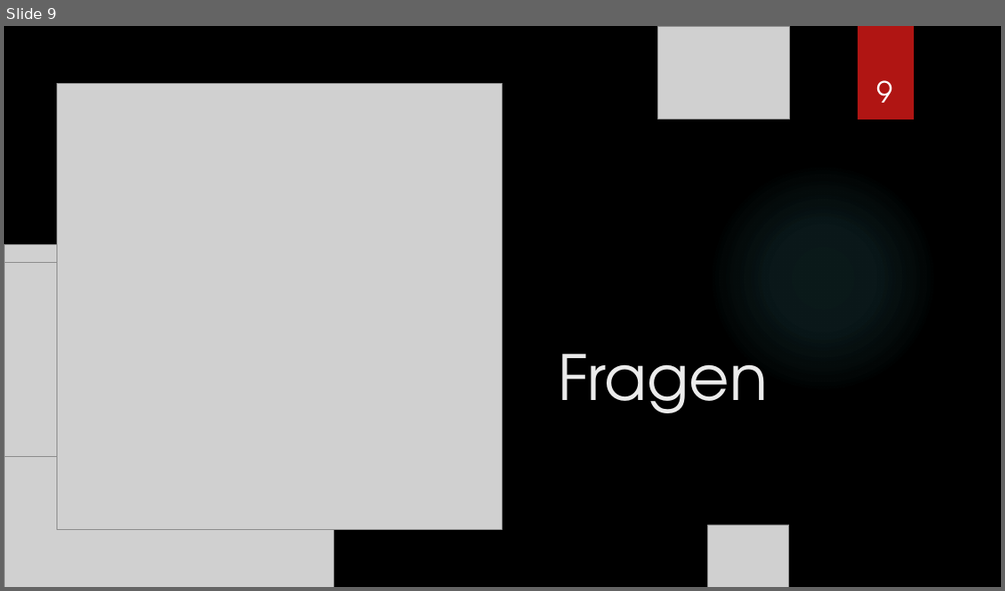
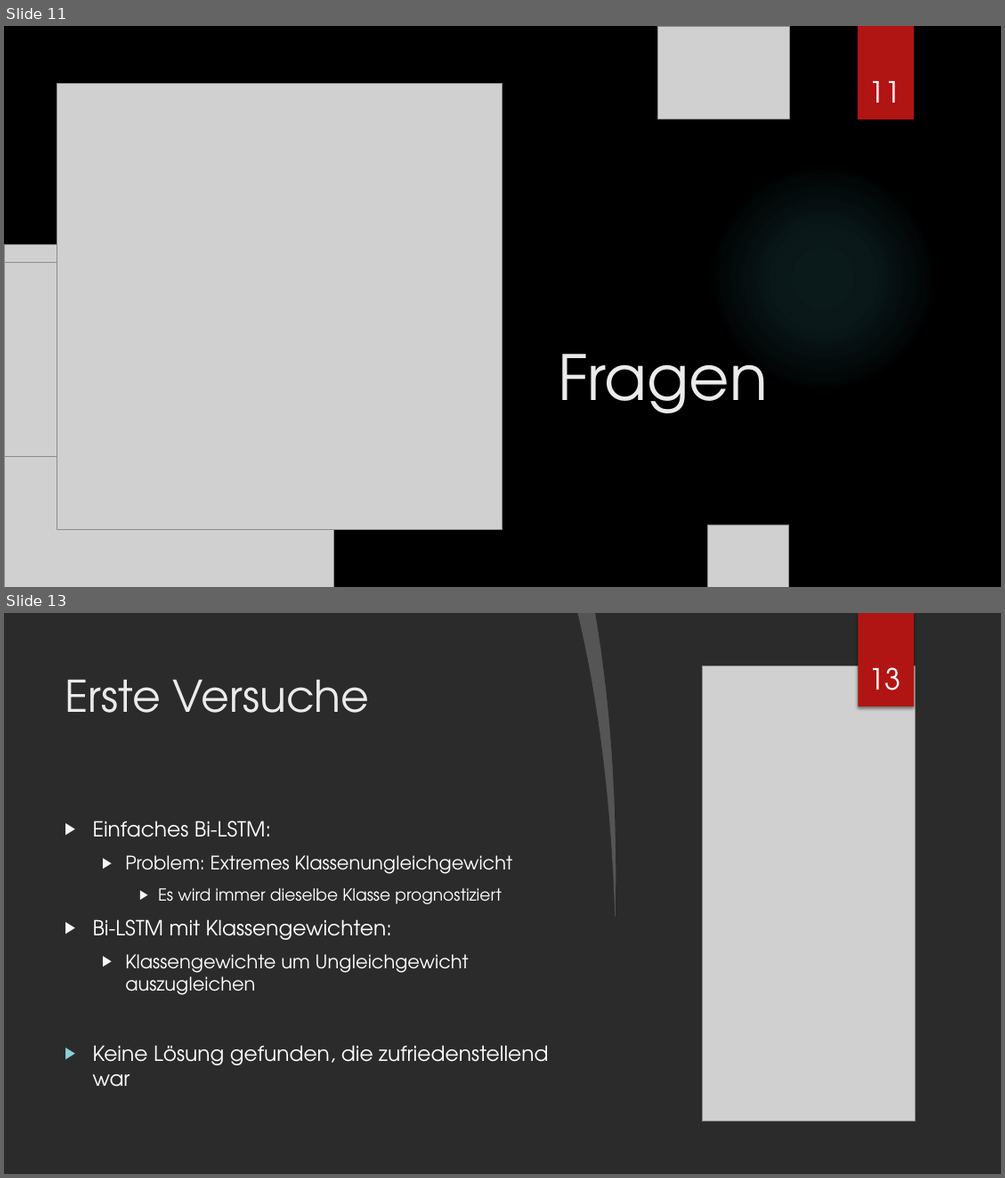
Before and after one commit to thilobru/BigData, a slide deck: Präsentation/präsentation.pptx. Shown one above the other, each under a label of ours: slide 9 before the commit, slides 11 and 13 after it; the slides between them are not shown. The pictures are 1005x591 and 1005x1178 pixels, drawn with LibreOffice and Linux fonts; fonts in the diff are those of the drawing; grey boxes stand for pictures; background and template pictures are left out; a plain dark background stands for a picture behind light text. Boxes give left, top, right and bottom in pixels: in the first picture for what was removed or moved away, otherwise in the second. Text is boxed around its words. In the diff, an @@ line names an element or a change of style, - is before the commit and + after.

```diff
--- a/Präsentation/präsentation.pptx
+++ b/Präsentation/präsentation.pptx
@@ slide 13 added at bbox=[4, 613, 1001, 1174], background picture (left out) @@
@@ freeform shape added at bbox=[577, 613, 623, 916], fill #FFFFFF at 20% opacity @@
@@ freeform shape added at bbox=[595, 613, 1001, 1174], fill #FFFFFF @@
@@ rectangle added at bbox=[858, 613, 914, 706], fill #B01513 @@
@@ rectangle added at bbox=[858, 613, 914, 706], fill #B01513 @@
@@ title added at bbox=[65, 679, 370, 713], 42 pt, text #EBEBEB @@
+Erste Versuche
@@ picture added at bbox=[703, 666, 914, 1121] @@
@@ page number added at bbox=[868, 667, 900, 690], 28 pt, text #FFFFFF @@
+13
@@ ellipse added at bbox=[708, 750, 938, 981], fill gradient #F3F3F3 @@
@@ text added at bbox=[93, 820, 548, 1086], 20 pt, text #FFFFFF @@
+▶ Einfaches Bi-LSTM:
+  ▶ Problem: Extremes Klassenungleichgewicht
+    ▶ Es wird immer dieselbe Klasse prognostiziert
+▶ Bi-LSTM mit Klassengewichten:
+  ▶ Klassengewichte um Ungleichgewicht auszugleichen
+▶ Keine Lösung gefunden, die zufriedenstellend war
@@ what was slide 9 is now slide 11 @@
@@ page number at bbox=[868, 81, 900, 103]: text changed @@
-9
+11
```
Also in this commit, not shown: 2 slides changed, 10 other slides added, 6 slides removed, 5 other files.
